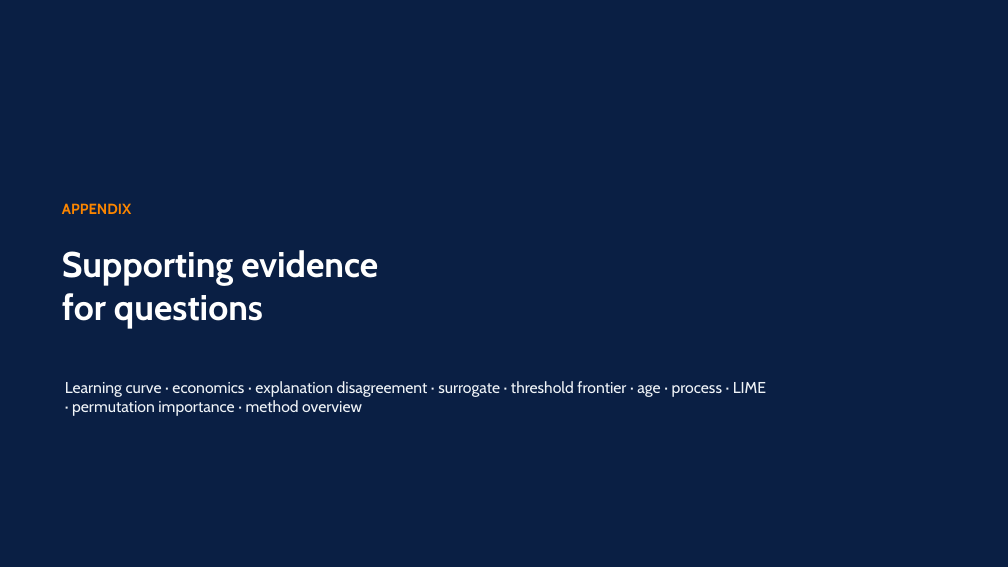
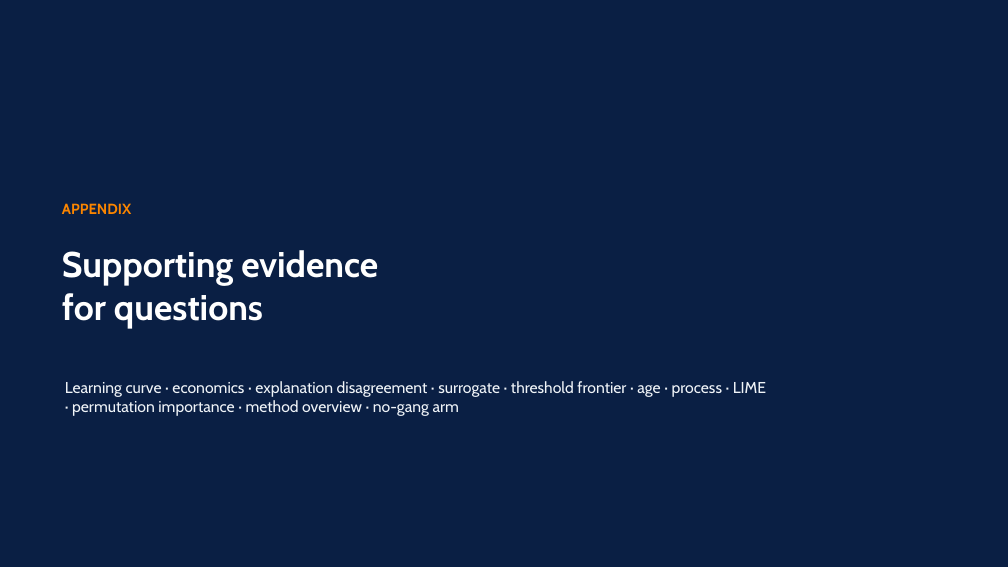
Before and after one commit to RyanBalech/recidivism-forecasting-analysis, a slide deck: slide 21 of reports/ISAF_Recidivism_Presentation.pptx. Drawn at 1008x567 pixels with LibreOffice and Linux fonts; fonts in the diff are those of the drawing. Boxes give left, top, right and bottom in pixels: in the first picture for what was removed or moved away, otherwise in the second. Text is boxed around its words. In the diff, an @@ line names an element or a change of style, - is before the commit and + after.

```diff
--- a/reports/ISAF_Recidivism_Presentation.pptx
+++ b/reports/ISAF_Recidivism_Presentation.pptx
@@ text at (65, 381, 766, 416): text changed @@
-Learning curve · economics · explanation disagreement · surrogate · threshold frontier · age · process · LIME · permutation importance · method overview
+Learning curve · economics · explanation disagreement · surrogate · threshold frontier · age · process · LIME · permutation importance · method overview · no-gang arm
```
Also in this commit, not shown: 2 other slides changed, 1 slide added, 2 other files.
